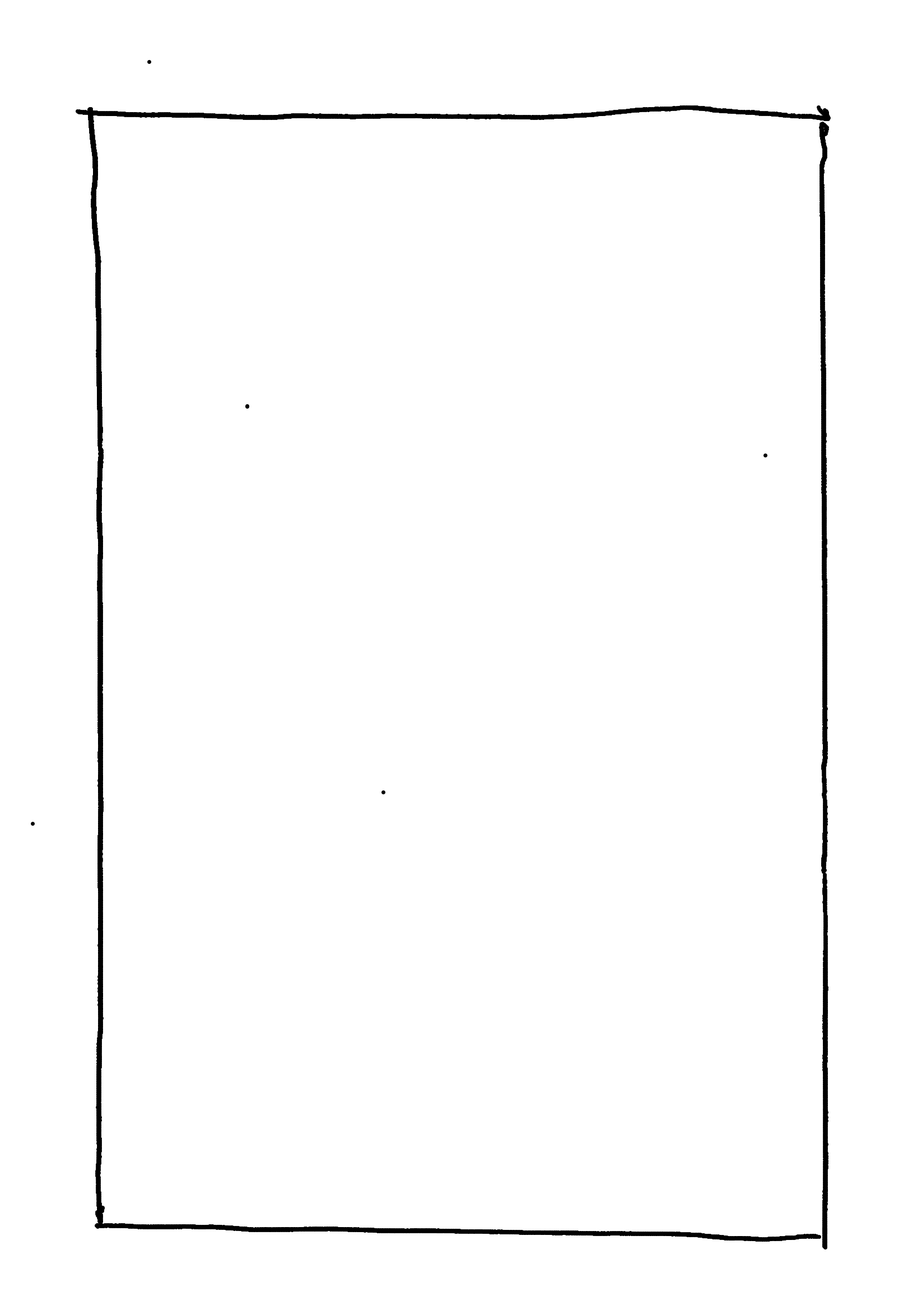
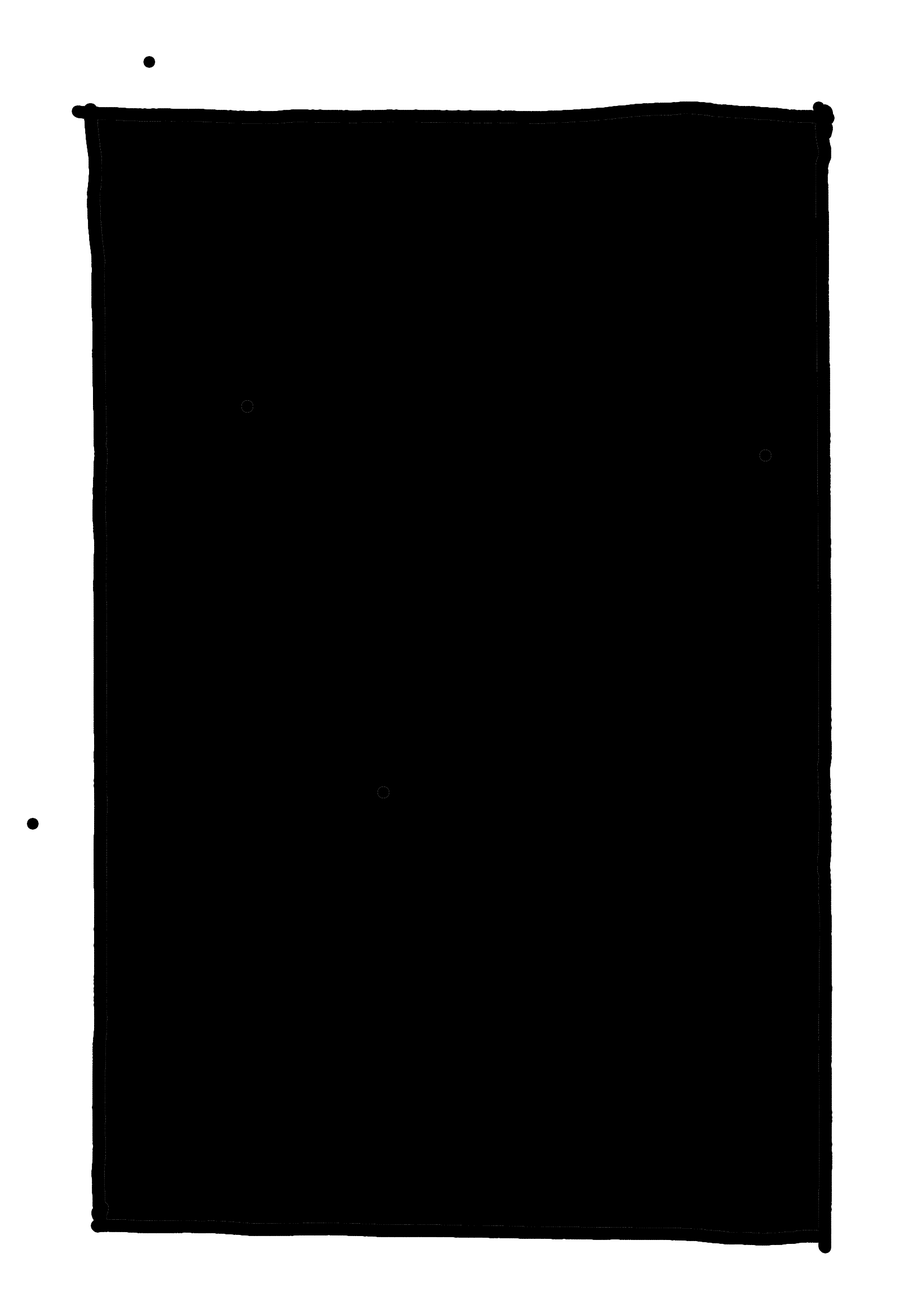
The second 922×1305 image is a revision of the first. Changes to its layers:
painted on "Laag 0" over bbox(26, 56, 835, 1254)
